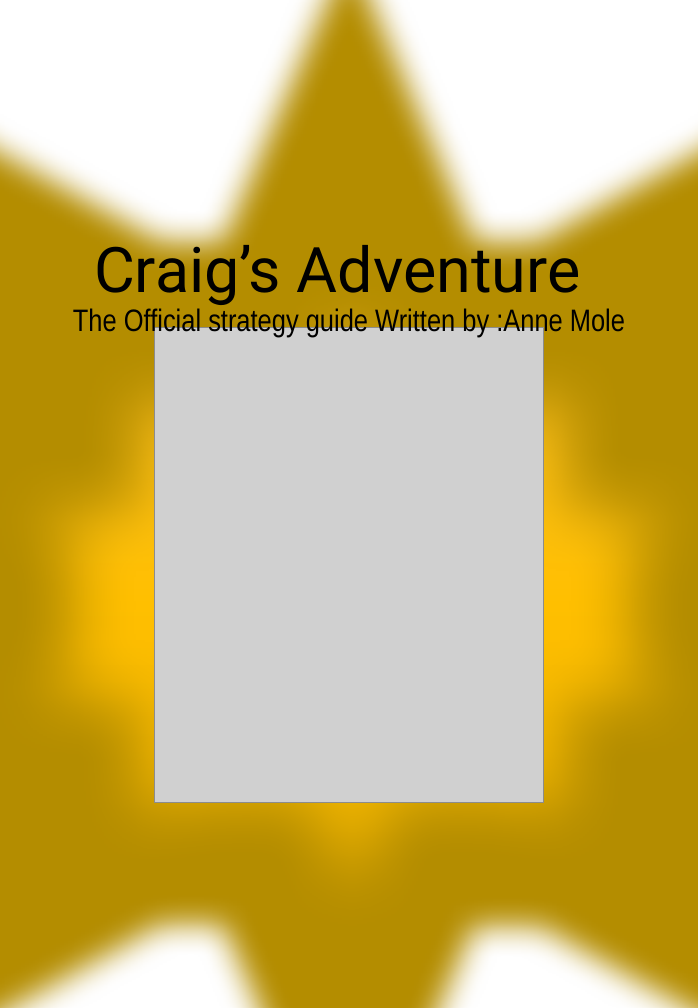
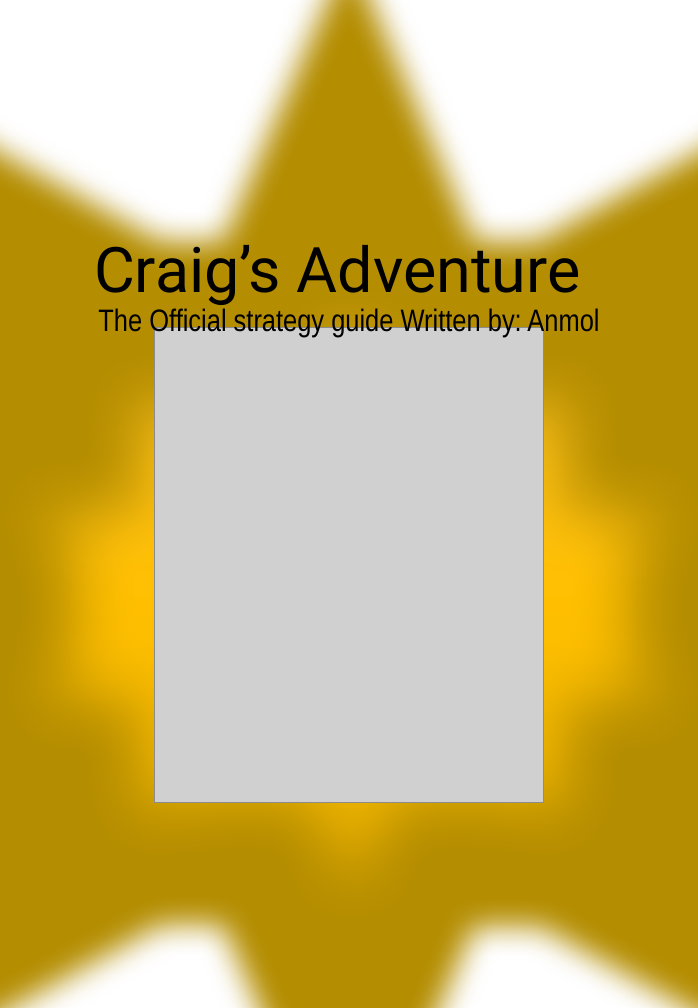
Before and after one commit to ponyfan88/Craigs-Adventure, a slide deck: slide 1 of Manual assets/maNUAL.pptx. Drawn at 698x1008 pixels with LibreOffice and Linux fonts; fonts in the diff are those of the drawing; grey boxes stand for pictures. Boxes give left, top, right and bottom in pixels: in the first picture for what was removed or moved away, otherwise in the second. Text is boxed around its words. In the diff, an @@ line names an element or a change of style, - is before the commit and + after.

```diff
--- a/Manual assets/maNUAL.pptx
+++ b/Manual assets/maNUAL.pptx
@@ subtitle at [98,308,599,337]: text changed @@
-The Official strategy guide Written by :Anne Mole
+The Official strategy guide Written by: Anmol
```
Also in this commit, not shown: 2 other slides changed.
